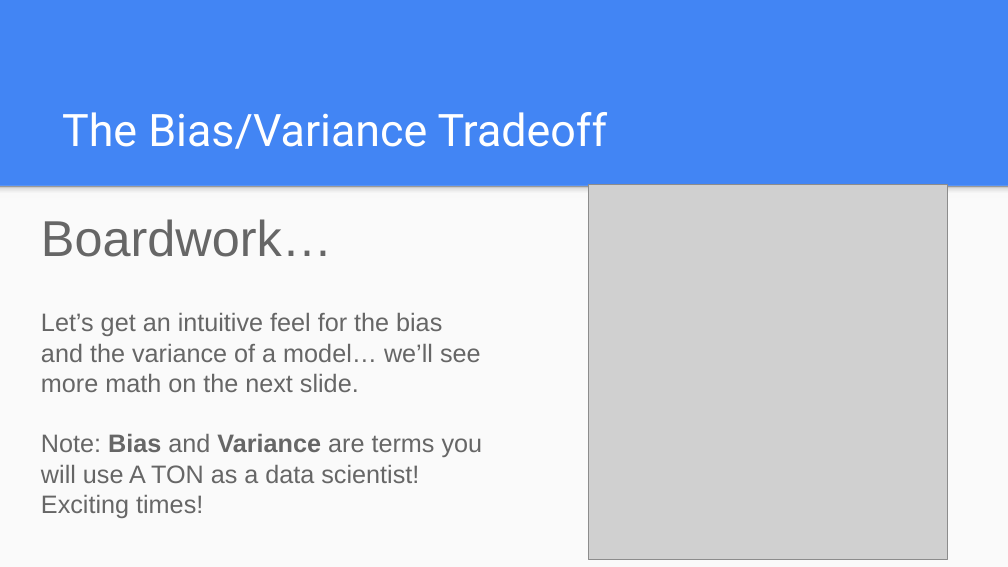
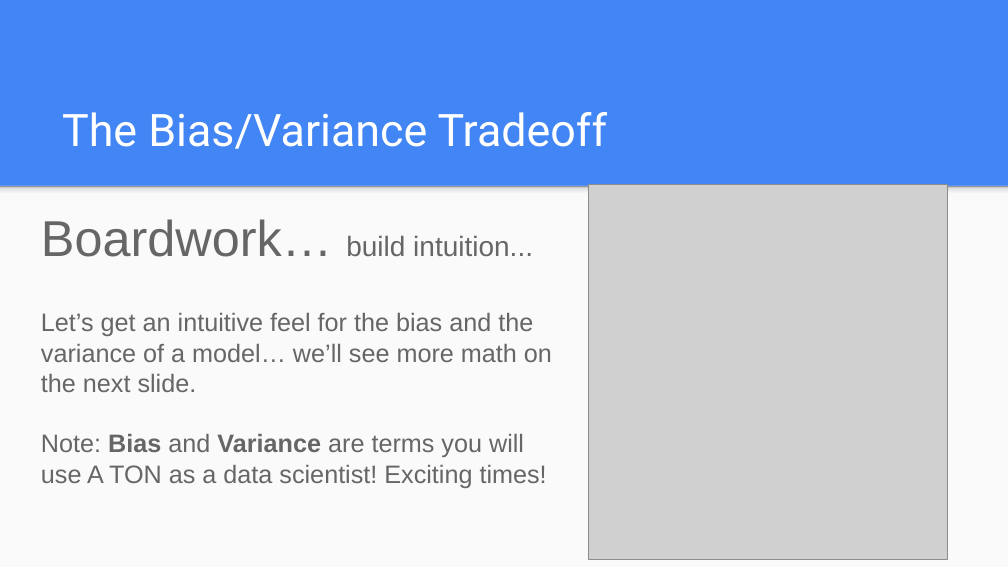
Before and after one commit to wmarshall484/DSI_LECTURES_2, a slide deck: slide 9 of regularized-regression/ryan_henning/Cross-Validation & Regularization.pptx. Drawn at 1008x567 pixels with LibreOffice and Linux fonts; fonts in the diff are those of the drawing; grey boxes stand for pictures. Boxes give left, top, right and bottom in pixels: in the first picture for what was removed or moved away, otherwise in the second. Text is boxed around its words. In the diff, an @@ line names an element or a change of style, - is before the commit and + after.

```diff
--- a/regularized-regression/ryan_henning/Cross-Validation & Regularization.pptx
+++ b/regularized-regression/ryan_henning/Cross-Validation & Regularization.pptx
@@ text at (41,219,533,257): text changed; size 36 to 20 pt @@
-Boardwork…
+Boardwork… build intuition...
```
Also in this commit, not shown: 5 other slides changed, 4 other files.
